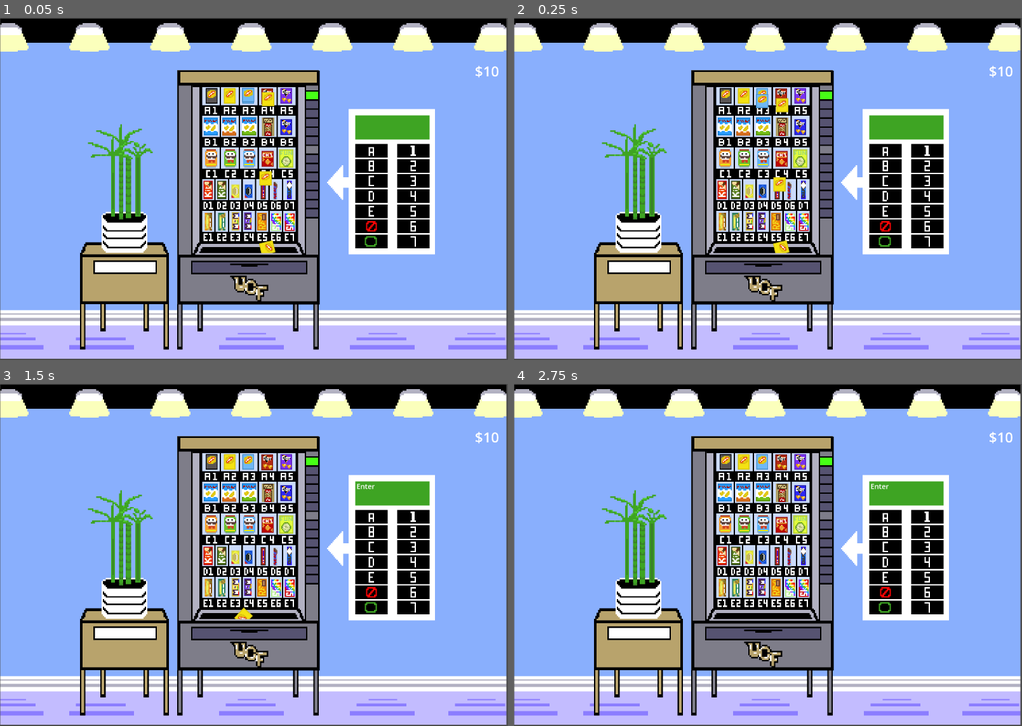
Above: before the commit, frames 1-4 (two rows, left to right).
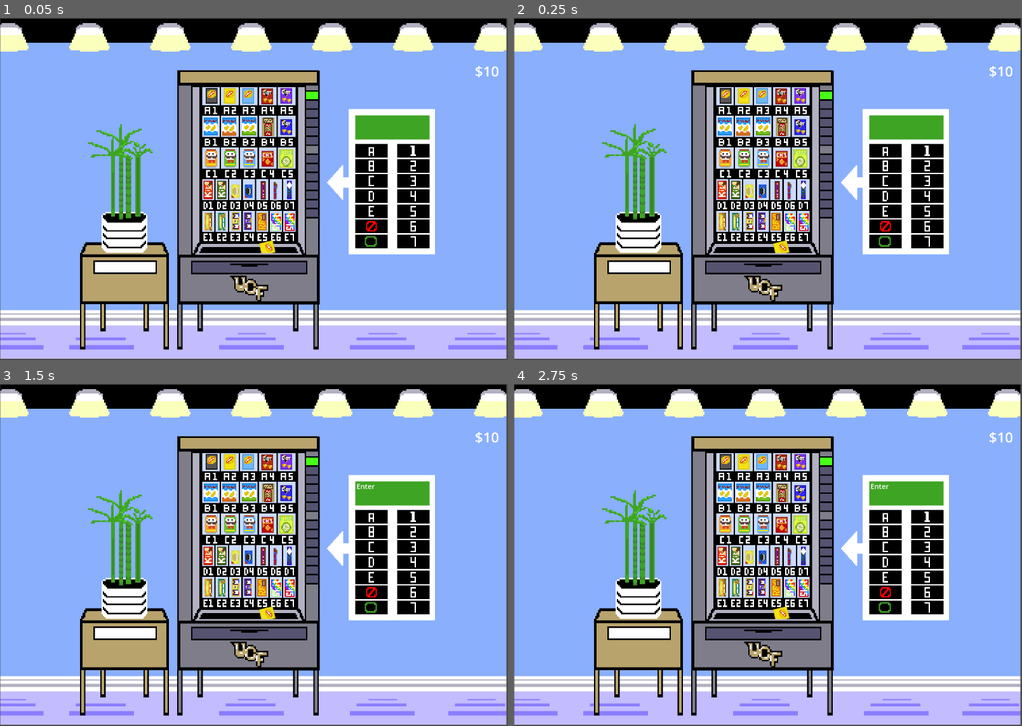
Above: after the commit, the same moments.

Repository: vewe7/vending-game
Game: Godot game, scene res://main.tscn
Two runs of this game, one before a commit and one after it. Both use one fixed random seed, a clock stepped at 60 frames per second and the inputs below. The project has no main scene, so this scene is started directly.
Inputs (mouse positions are in pixels of both pictures, inside the frame that each line leads up to):
- Up to frame 1 (0.05 s): no input
- Up to frame 2 (0.25 s): no input
- Up to frame 3 (1.5 s): click (370, 606) at 0.5 s; click (370, 606) at 1.25 s
- Up to frame 4 (2.75 s): click (884, 517) at 2 s

The runs differ from the first frame. In frame 1, 0.3% of the frame differs, in the area x 47-54%, y 20-49%; in frame 2, 0.3%, in the area x 47-54%, y 22-51%; in frame 3, 0.2%; in frame 4, 0.1%.

Commit message:
spawner creation

Diff:
--- /dev/null
+++ b/collision_shapes/bar_shape.tres
@@ -0,0 +1,4 @@
+[gd_resource type="RectangleShape2D" format=3 uid="uid://dgh1lbutmtqcq"]
+
+[resource]
+size = Vector2(6.25, 15.75)
--- a/main.tscn
+++ b/main.tscn
@@ -6,11 +6,7 @@
 [ext_resource type="PackedScene" uid="uid://cmj0vwv4ay05j" path="res://snackstuck.tscn" id="3_no2ja"]
 [ext_resource type="PackedScene" uid="uid://lhfeivoxr77s" path="res://vending_machine.tscn" id="4_7o7kt"]
 [ext_resource type="Texture2D" uid="uid://b7vlrisg5f0ar" path="res://sprites/Background1.png" id="6_cdkfo"]
-[ext_resource type="PackedScene" uid="uid://cmpd24rubmes5" path="res://spawner.tscn" id="7_gdu2t"]
-
-[sub_resource type="PhysicsMaterial" id="PhysicsMaterial_4x0fc"]
-bounce = 2.0
-absorbent = true
+[ext_resource type="PackedScene" path="res://spawner.tscn" id="7_gdu2t"]
 
 [sub_resource type="SpriteFrames" id="SpriteFrames_pqdvi"]
 animations = [{
@@ -130,16 +126,6 @@
 offset_right = 1755.0
 offset_bottom = 1042.0
 
-[node name="Snack2" parent="." node_paths=PackedStringArray("stuck_snack_scene") instance=ExtResource("2_kblac")]
-position = Vector2(1202, 726)
-physics_material_override = SubResource("PhysicsMaterial_4x0fc")
-stuck_snack_scene = NodePath("../SnackStuck")
-
-[node name="Snack3" parent="." node_paths=PackedStringArray("stuck_snack_scene") instance=ExtResource("2_kblac")]
-position = Vector2(1214, 367)
-physics_material_override = SubResource("PhysicsMaterial_4x0fc")
-stuck_snack_scene = NodePath("../SnackStuck")
-
 [node name="SnackStuck" parent="." instance=ExtResource("3_no2ja")]
 position = Vector2(1210, 1042)
 rotation = 1.33343
@@ -152,10 +138,150 @@
 animation = &"background"
 metadata/_edit_lock_ = true
 
-[node name="Spawner" parent="." instance=ExtResource("7_gdu2t")]
+[node name="SpawnerA3" parent="." instance=ExtResource("7_gdu2t")]
 position = Vector2(1124, 348)
 collision_shape_filename = "chip_standard.tres"
 sprite_filename = "SaltnVin_Lays.png"
+
+[node name="SpawnerA2" parent="." instance=ExtResource("7_gdu2t")]
+position = Vector2(1040, 356)
+collision_shape_filename = "chip_standard.tres"
+sprite_filename = "Classic_lays.png"
+
+[node name="SpawnerA1" parent="." instance=ExtResource("7_gdu2t")]
+position = Vector2(961, 354)
+collision_shape_filename = "chip_standard.tres"
+sprite_filename = "Classic_lays.png"
+
+[node name="SpawnerA4" parent="." instance=ExtResource("7_gdu2t")]
+position = Vector2(1211, 350)
+collision_shape_filename = "chip_standard.tres"
+sprite_filename = "Blue_Dor.png"
+
+[node name="SpawnerA5" parent="." instance=ExtResource("7_gdu2t")]
+position = Vector2(1297, 351)
+collision_shape_filename = "chip_standard.tres"
+sprite_filename = "Purple_Dor.png"
+
+[node name="SpawnerB1" parent="." instance=ExtResource("7_gdu2t")]
+position = Vector2(957, 489)
+collision_shape_filename = "chip_standard.tres"
+sprite_filename = "Original_Ruffs.png"
+
+[node name="SpawnerB2" parent="." instance=ExtResource("7_gdu2t")]
+position = Vector2(1038, 490)
+collision_shape_filename = "chip_standard.tres"
+sprite_filename = "Chedd_Ruffs.png"
+
+[node name="SpawnerB3" parent="." instance=ExtResource("7_gdu2t")]
+position = Vector2(1125, 490)
+collision_shape_filename = "chip_standard.tres"
+sprite_filename = "SourCream_Ruffs.png"
+
+[node name="SpawnerB4" parent="." instance=ExtResource("7_gdu2t")]
+position = Vector2(1214, 492)
+collision_shape_filename = "chip_standard.tres"
+sprite_filename = "Snyders.png"
+
+[node name="SpawnerB5" parent="." instance=ExtResource("7_gdu2t")]
+position = Vector2(1296, 497)
+collision_shape_filename = "chip_standard.tres"
+sprite_filename = "Red_Dor.png"
+
+[node name="SpawnerC1" parent="." instance=ExtResource("7_gdu2t")]
+position = Vector2(958, 637)
+collision_shape_filename = "chip_standard.tres"
+sprite_filename = "Chedd_Pringles.png"
+
+[node name="SpawnerC2" parent="." instance=ExtResource("7_gdu2t")]
+position = Vector2(1042, 639)
+collision_shape_filename = "chip_standard.tres"
+sprite_filename = "Pringles.png"
+
+[node name="SpawnerC3" parent="." instance=ExtResource("7_gdu2t")]
+position = Vector2(1131, 636)
+collision_shape_filename = "chip_standard.tres"
+sprite_filename = "SaltVin_Pringles.png"
+
+[node name="SpawnerC4" parent="." instance=ExtResource("7_gdu2t")]
+position = Vector2(1213, 636)
+collision_shape_filename = "chip_standard.tres"
+sprite_filename = "Chz.png"
+
+[node name="SpawnerC5" parent="." instance=ExtResource("7_gdu2t")]
+position = Vector2(1295, 636)
+collision_shape_filename = "chip_standard.tres"
+sprite_filename = "Funyuns.png"
+
+[node name="SpawnerD1" parent="." instance=ExtResource("7_gdu2t")]
+position = Vector2(942, 779)
+collision_shape_filename = "bar_shape.tres"
+sprite_filename = "KitKat.png"
+
+[node name="SpawnerD2" parent="." instance=ExtResource("7_gdu2t")]
+position = Vector2(1004, 779)
+collision_shape_filename = "bar_shape.tres"
+sprite_filename = "Matcha_KitKat.png"
+
+[node name="SpawnerD3" parent="." instance=ExtResource("7_gdu2t")]
+position = Vector2(1066, 784)
+collision_shape_filename = "bar_shape.tres"
+sprite_filename = "Blonde_Oreo.png"
+
+[node name="SpawnerD4" parent="." instance=ExtResource("7_gdu2t")]
+position = Vector2(1125, 784)
+collision_shape_filename = "bar_shape.tres"
+sprite_filename = "Oreo.png"
+
+[node name="SpawnerD5" parent="." instance=ExtResource("7_gdu2t")]
+position = Vector2(1192, 780)
+collision_shape_filename = "bar_shape.tres"
+sprite_filename = "Snickers.png"
+
+[node name="SpawnerD6" parent="." instance=ExtResource("7_gdu2t")]
+position = Vector2(1247, 781)
+collision_shape_filename = "bar_shape.tres"
+sprite_filename = "3Musk.png"
+
+[node name="SpawnerD7" parent="." instance=ExtResource("7_gdu2t")]
+position = Vector2(1309, 778)
+collision_shape_filename = "bar_shape.tres"
+sprite_filename = "AlmondJoy.png"
+
+[node name="SpawnerE1" parent="." instance=ExtResource("7_gdu2t")]
+position = Vector2(944, 920)
+collision_shape_filename = "bar_shape.tres"
+sprite_filename = "Orange_NatureValley.png"
+
+[node name="SpawnerE2" parent="." instance=ExtResource("7_gdu2t")]
+position = Vector2(1004, 922)
+collision_shape_filename = "bar_shape.tres"
+sprite_filename = "NatureValley.png"
+
+[node name="SpawnerE3" parent="." instance=ExtResource("7_gdu2t")]
+position = Vector2(1067, 921)
+collision_shape_filename = "bar_shape.tres"
+sprite_filename = "MnM.png"
+
+[node name="SpawnerE4" parent="." instance=ExtResource("7_gdu2t")]
+position = Vector2(1123, 919)
+collision_shape_filename = "bar_shape.tres"
+sprite_filename = "Purple_MnM.png"
+
+[node name="SpawnerE5" parent="." instance=ExtResource("7_gdu2t")]
+position = Vector2(1186, 923)
+collision_shape_filename = "bar_shape.tres"
+sprite_filename = "Reeses.png"
+
+[node name="SpawnerE6" parent="." instance=ExtResource("7_gdu2t")]
+position = Vector2(1251, 924)
+collision_shape_filename = "bar_shape.tres"
+sprite_filename = "Sour_Skittles.png"
+
+[node name="SpawnerE7" parent="." instance=ExtResource("7_gdu2t")]
+position = Vector2(1312, 922)
+collision_shape_filename = "bar_shape.tres"
+sprite_filename = "Skittles.png"
 
 [node name="VendingMachine" parent="." instance=ExtResource("4_7o7kt")]
 position = Vector2(1148, 785)
--- a/snack.tscn
+++ b/snack.tscn
@@ -1,8 +1,8 @@
 [gd_scene load_steps=4 format=3 uid="uid://dat41afu2rf2f"]
 
-[ext_resource type="Texture2D" uid="uid://bxy5kxsealnh8" path="res://sprites/Classic_lays.png" id="1_awius"]
 [ext_resource type="Script" path="res://snack.gd" id="1_syoud"]
-[ext_resource type="Shape2D" uid="uid://b547crlv3lb3s" path="res://collision_shapes/chip_standard.tres" id="3_d0jee"]
+[ext_resource type="Texture2D" uid="uid://lbe0psnsexwe" path="res://sprites/Orange_NatureValley.png" id="2_ikcrq"]
+[ext_resource type="Shape2D" uid="uid://dgh1lbutmtqcq" path="res://collision_shapes/bar_shape.tres" id="3_p6ja7"]
 
 [node name="Snack" type="RigidBody2D"]
 continuous_cd = 1
@@ -13,11 +13,12 @@
 
 [node name="Sprite2D" type="Sprite2D" parent="."]
 scale = Vector2(4, 4)
-texture = ExtResource("1_awius")
+texture = ExtResource("2_ikcrq")
 
 [node name="CollisionShape2D" type="CollisionShape2D" parent="."]
+position = Vector2(-0.5, -0.499999)
 scale = Vector2(4, 4)
-shape = ExtResource("3_d0jee")
+shape = ExtResource("3_p6ja7")
 
 [connection signal="body_entered" from="." to="." method="_on_body_entered"]
 [connection signal="hit" from="." to="." method="take_hit"]
--- a/spawner.gd
+++ b/spawner.gd
@@ -5,7 +5,7 @@
 
 # Called when the node enters the scene tree for the first time.
 func _ready():
-	_spawn_item()
+	pass
 
 # Called every frame. 'delta' is the elapsed time since the previous frame.
 func _process(delta):
Not shown: 1 places in main.tscn that only renumber resources
